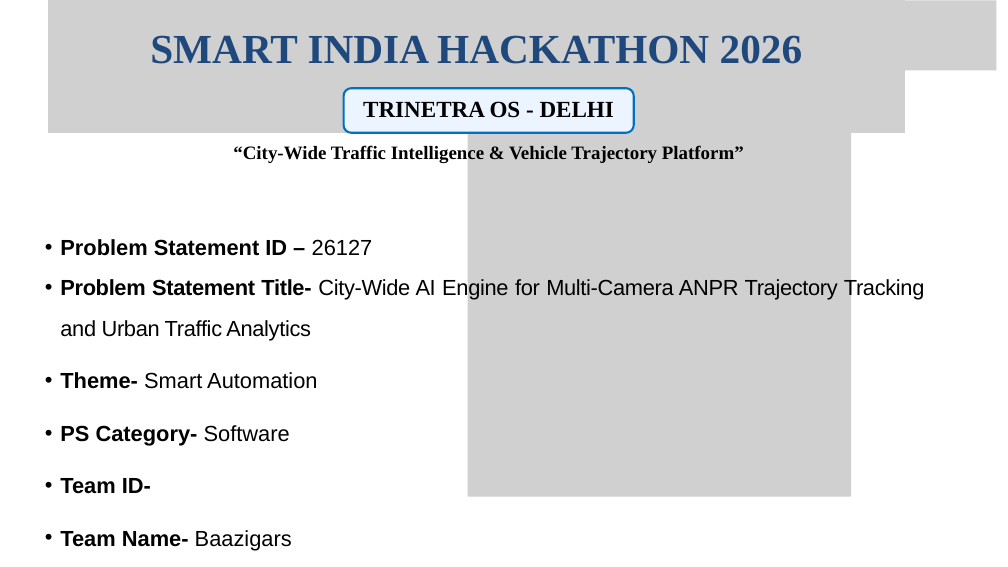
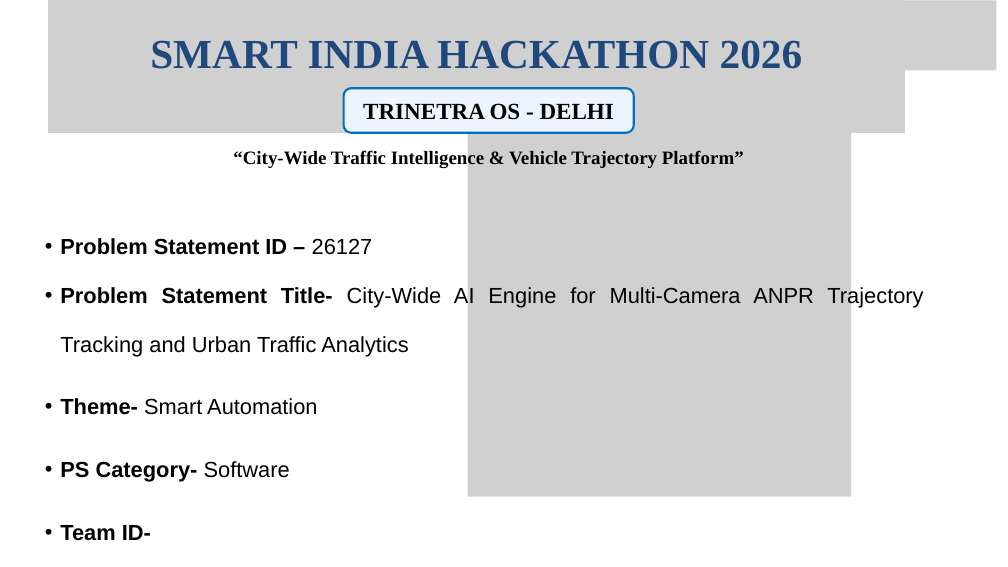
Before and after one commit to officialxerocodes-cloud/BAAZIGARS-SIH26127, a slide deck: slide 1 of presentation/BAAZIGARS_SIH2026_PRESENTATION.pptx. Drawn at 1008x567 pixels with LibreOffice and Linux fonts; fonts in the diff are those of the drawing; grey boxes stand for pictures. Boxes give left, top, right and bottom in pixels: in the first picture for what was removed or moved away, otherwise in the second. Text is boxed around its words. In the diff, an @@ line names an element or a change of style, - is before the commit and + after.

Commit message:
update ppt

```diff
--- a/presentation/BAAZIGARS_SIH2026_PRESENTATION.pptx
+++ b/presentation/BAAZIGARS_SIH2026_PRESENTATION.pptx
@@ text "SMART INDIA HACKATHON 2026" at (x1=150, y1=40, x2=803, y2=69): line spacing 70.8pt to 1.2 @@
@@ text "TRINETRA OS - DELHI" at (x1=363, y1=103, x2=614, y2=120): line spacing 39.6pt to 1.2 @@
@@ text "“City-Wide Traffic Intelligence & Vehicle ..." at (x1=233, y1=150, x2=744, y2=168): line spacing 32.4pt to 1.2 @@
@@ text "Problem Statement ID – 26127" at (x1=60, y1=238, x2=923, y2=541): letter spacing -0.5 to 0 pt in "Problem Statement Title- City-Wide AI Engine for ..."; line spacing 74.8pt to 2.4; line spacing 58pt to 1.86 @@
```
Also in this commit, not shown: 5 other slides changed.
